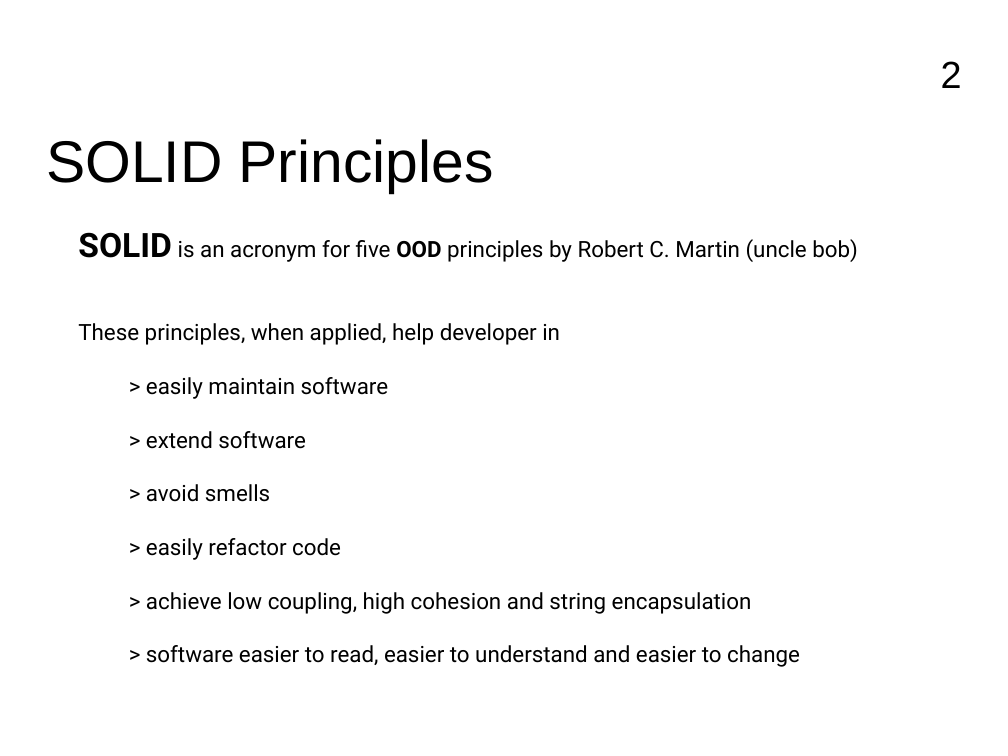
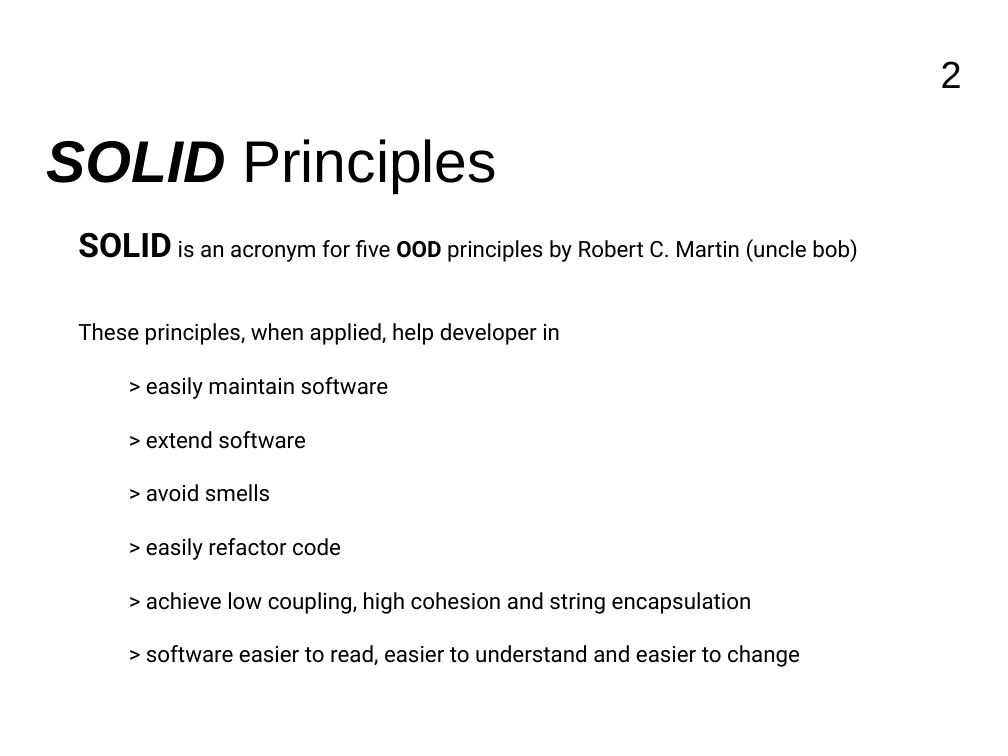
Before and after one commit to FrancoMelandri/SOLID, a slide deck: slide 2 of docs/solid.pptx. Drawn at 1008x756 pixels with LibreOffice and Linux fonts; fonts in the diff are those of the drawing. Boxes give left, top, right and bottom in pixels: in the first picture for what was removed or moved away, otherwise in the second. Text is boxed around its words. In the diff, an @@ line names an element or a change of style, - is before the commit and + after.

Commit message:
improving presentation formatting

```diff
--- a/docs/solid.pptx
+++ b/docs/solid.pptx
@@ text "SOLID Principles" at (x1=46, y1=139, x2=497, y2=193): bold on, italic on in "SOLID" @@
```
Also in this commit, not shown: 2 other slides changed, 7 slides added.
